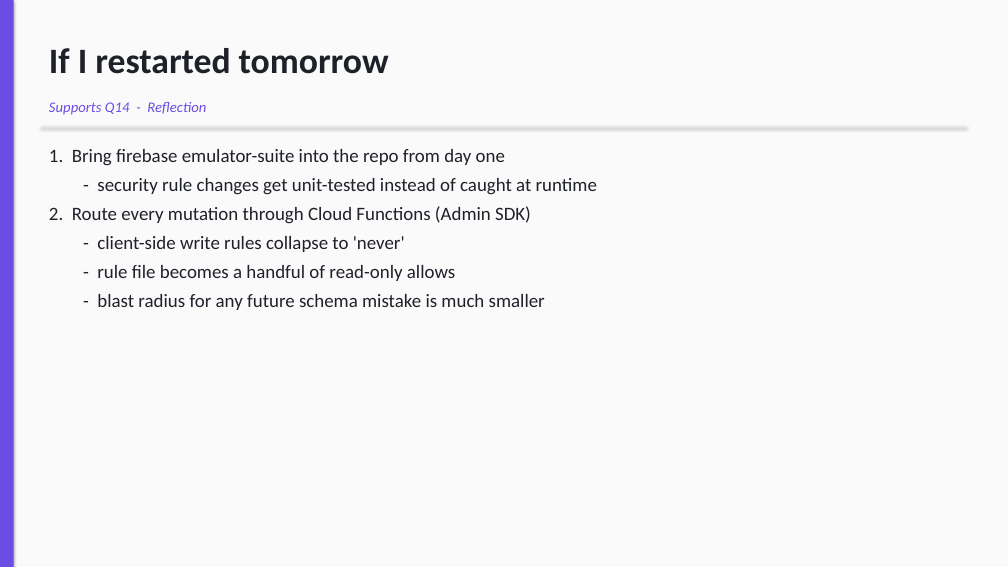
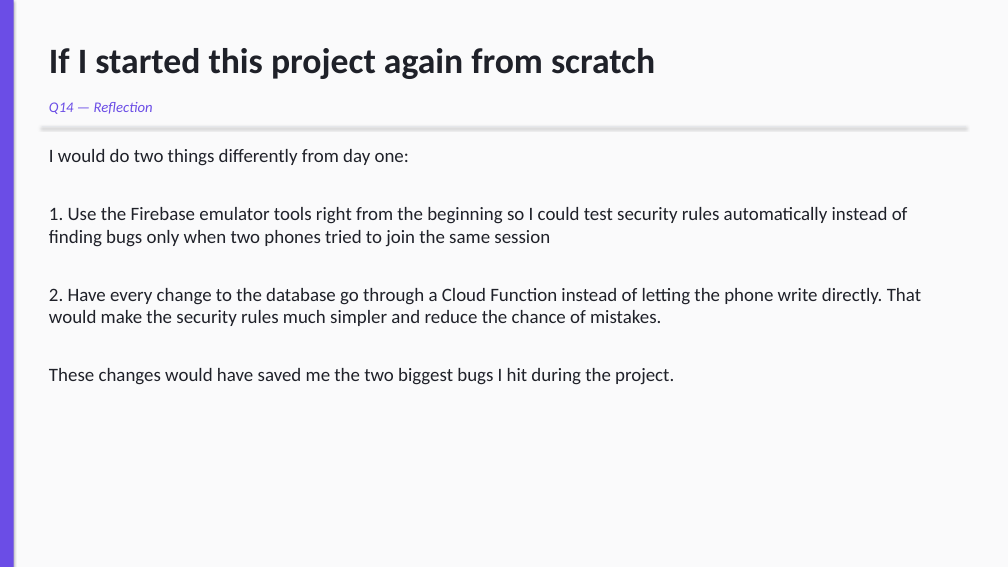
Before and after one commit to Tmaku18/vibzcheck-project2, a slide deck: slide 17 of submission/Vibzcheck_Presentation.pptx. Drawn at 1008x567 pixels with LibreOffice and Linux fonts; fonts in the diff are those of the drawing. Boxes give left, top, right and bottom in pixels: in the first picture for what was removed or moved away, otherwise in the second. Text is boxed around its words. In the diff, an @@ line names an element or a change of style, - is before the commit and + after.

Commit message:
docs(presentation): rewrite all slide text in plain conversational English while keeping important code examples (rules, transaction, index, error mapping)

```diff
--- a/submission/Vibzcheck_Presentation.pptx
+++ b/submission/Vibzcheck_Presentation.pptx
@@ text at (49, 48, 655, 79): text changed @@
-If I restarted tomorrow
+If I started this project again from scratch
@@ text at (49, 102, 153, 114): text changed @@
-Supports Q14 - Reflection
+Q14 — Reflection
@@ text at (49, 149, 921, 385): text changed @@
-1. Bring firebase emulator-suite into the repo from day one
-- security rule changes get unit-tested instead of caught at runtime
-2. Route every mutation through Cloud Functions (Admin SDK)
-- client-side write rules collapse to 'never'
-- rule file becomes a handful of read-only allows
-- blast radius for any future schema mistake is much smaller
+I would do two things differently from day one:
+1. Use the Firebase emulator tools right from the beginning so I could test security rules automatically instead of finding bugs only when two phones tried to join the same session
+2. Have every change to the database go through a Cloud Function instead of letting the phone write directly. That would make the security rules much simpler and reduce the chance of mistakes.
+These changes would have saved me the two biggest bugs I hit during the project.
```
Also in this commit, not shown: 10 other slides changed, 6 slides added, 6 slides removed, 1 other file.
